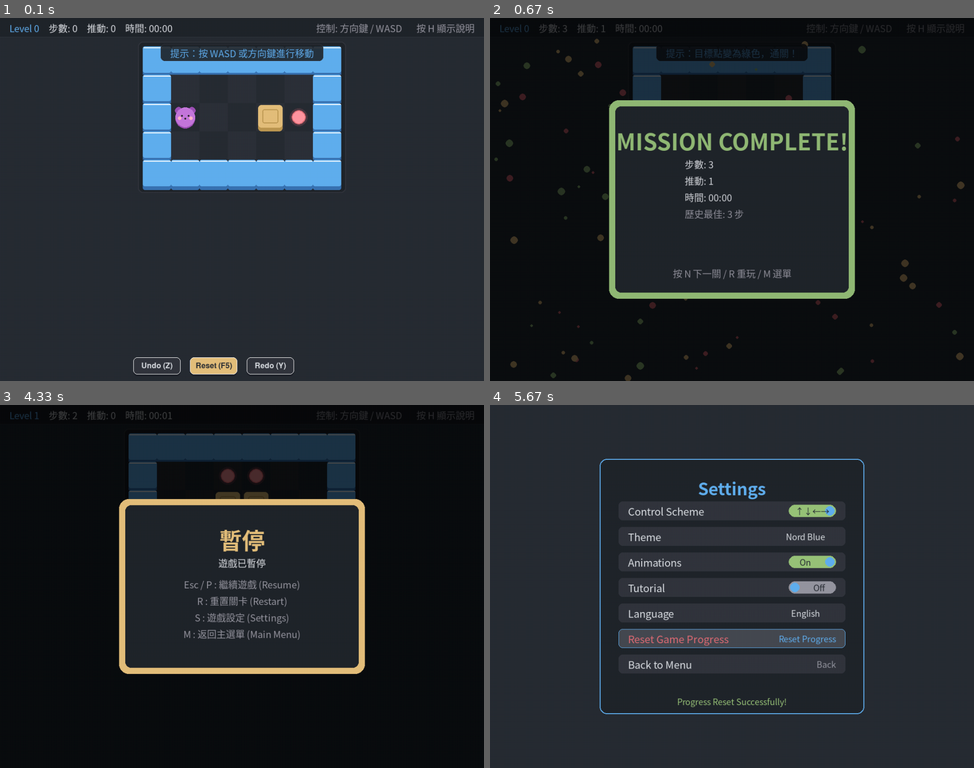
Above: before the commit, frames 1-4 (two rows, left to right).
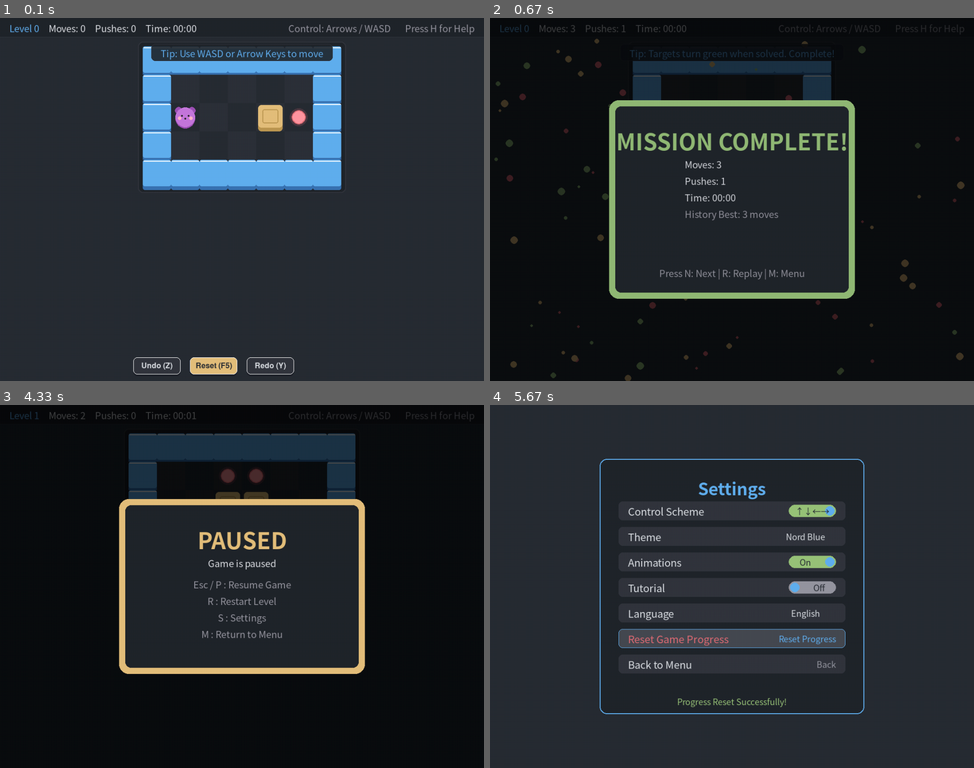
Above: after the commit, the same moments.

Repository: YI-TING-EE13/Pushbox-Pygame
Game: pygame game, started from main.py
The game is run twice, just before and just after one commit, with the same random seed, the same clock (stepped at 60 frames per second) and the same inputs.
Inputs (mouse positions are in pixels of both pictures, inside the frame that each line leads up to):
- Up to frame 1 (0.1 s): no input
- Up to frame 2 (0.67 s): hold Right from 0.33 s (still down)
- Up to frame 3 (4.33 s): release Right at 0.8 s; hold Up 0.88-1.18 s; move the mouse to (396, 575) at 0.92 s; click "How to Play" at 1.27 s; right-click (91, 532) at 1.6 s; tap Enter at 1.88 s; hold Right 2.22-2.68 s; move the mouse to (314, 459) at 2.25 s; click "Start Game" at 2.77 s; click "💡 Hint (I)" at 3.67 s; hold Down 3.95-4.25 s; tap Esc at 4.28 s
- Up to frame 4 (5.67 s): tap S at 4.62 s; click "Reset Game Progress" at 5 s; tap A at 5.28 s

The runs differ from the first frame. In frame 1, 1.5% of the frame differs, in the area x 10-98%, y 1-12%; in frame 2, 1.9%; in frame 3, 2.2%, in the area x 10-98%, y 1-65%; in frame 4, nothing differs.

Commit message:
feat: localize gameplay overlays

Diff:
--- a/main.py
+++ b/main.py
@@ -21,6 +21,7 @@
 from src.pushbox.models.solver import SolverStatus, solve
 from src.pushbox.utils.constants import COLORS
 from src.pushbox.utils.constants import GameState as GameStateEnum
+from src.pushbox.utils.i18n import t
 from src.pushbox.views.level_editor import LevelEditor
 from src.pushbox.views.renderer import Renderer
 from src.pushbox.views.ui_components import (
@@ -217,21 +218,19 @@
         if res.status == SolverStatus.SOLVED:
             if res.path:
                 self.renderer.hint_path = res.path[:3]
-                self.renderer.hint_message = "提示：請沿著高亮方向移動"
+                self.renderer.hint_message = t("hint.move")
             else:
                 self.renderer.hint_path = []
-                self.renderer.hint_message = "目前已在完成狀態"
+                self.renderer.hint_message = t("hint.completed")
         elif res.status == SolverStatus.NODE_LIMIT_EXCEEDED:
             self.renderer.hint_path = []
-            self.renderer.hint_message = "此局面較複雜，暫時找不到可靠提示。"
+            self.renderer.hint_message = t("hint.complex")
         elif res.status == SolverStatus.UNSOLVED:
             self.renderer.hint_path = []
-            self.renderer.hint_message = (
-                "目前局面可能無法完成，建議按 Z 撤銷或 F5 重置。"
-            )
+            self.renderer.hint_message = t("hint.unsolvable")
         elif res.status == SolverStatus.INVALID_LEVEL:
             self.renderer.hint_path = []
-            self.renderer.hint_message = "目前關卡資料無法產生提示。"
+            self.renderer.hint_message = t("hint.invalid")
 
     def _setup_menu(self) -> None:
         """Setup main menu."""
--- a/src/pushbox/utils/i18n.py
+++ b/src/pushbox/utils/i18n.py
@@ -183,6 +183,49 @@
         ),
         "editor.btn_copy_code": "Copy Code",
         "editor.btn_close_window": "Close",
+        # Gameplay HUD / Overlays
+        "gameplay.hud_moves": "Moves: {moves}",
+        "gameplay.hud_pushes": "Pushes: {pushes}",
+        "gameplay.hud_time": "Time: {time}",
+        "gameplay.hud_help_prompt": "Press H for Help",
+        "gameplay.hud_control": "Control: {scheme}",
+        "gameplay.onboarding_complete": (
+            "Tip: Targets turn green when solved. Complete!"
+        ),
+        "gameplay.onboarding_move": "Tip: Use WASD or Arrow Keys to move",
+        "gameplay.onboarding_adjacent": "Tip: Walk next to a box and push it forward",
+        "gameplay.onboarding_push": (
+            "Tip: Move next to a box and push it to the red target"
+        ),
+        "gameplay.win_title": "MISSION COMPLETE!",
+        "gameplay.best_moves": "History Best: {moves} moves",
+        "gameplay.new_record": "🏆 NEW RECORD!",
+        "gameplay.win_hint": "Press N: Next | R: Replay | M: Menu",
+        "gameplay.deadlock_title": "DEADLOCK!",
+        "gameplay.deadlock_msg": "Box is stuck. Level cannot be solved.",
+        "gameplay.deadlock_hint": "Press Z: Undo | R: Restart | M: Menu",
+        "gameplay.pause_title": "PAUSED",
+        "gameplay.pause_msg": "Game is paused",
+        "gameplay.pause_resume": "Esc / P : Resume Game",
+        "gameplay.pause_restart": "R : Restart Level",
+        "gameplay.pause_settings": "S : Settings",
+        "gameplay.pause_menu": "M : Return to Menu",
+        "gameplay.help_title": "Game Controls",
+        "gameplay.help_move": "Move: Arrow Keys / WASD",
+        "gameplay.help_undo": "Undo: Z / Backspace",
+        "gameplay.help_redo": "Redo: Y / R",
+        "gameplay.help_reset": "Reset: F5",
+        "gameplay.help_menu": "Menu: M",
+        "gameplay.help_quit": "Quit: Ctrl+Q",
+        "gameplay.help_dismiss": "Press any key to resume game",
+        # Solver hints
+        "hint.move": "Hint: Please move along the highlighted path",
+        "hint.completed": "Hint: Level is already solved!",
+        "hint.complex": ("Hint: State space is too complex, no reliable hint found."),
+        "hint.unsolvable": (
+            "Hint: Level may be unsolvable. Press Z to Undo or F5 to Reset."
+        ),
+        "hint.invalid": "Hint: Current level data cannot generate hints.",
     },
     "zh-TW": {
         # Common / Buttons
@@ -352,6 +395,43 @@
         ),
         "editor.btn_copy_code": "複製分享碼",
         "editor.btn_close_window": "關閉視窗",
+        # Gameplay HUD / Overlays
+        "gameplay.hud_moves": "步數: {moves}",
+        "gameplay.hud_pushes": "推動: {pushes}",
+        "gameplay.hud_time": "時間: {time}",
+        "gameplay.hud_help_prompt": "按 H 顯示說明",
+        "gameplay.hud_control": "控制: {scheme}",
+        "gameplay.onboarding_complete": "提示：目標點變為綠色，通關！",
+        "gameplay.onboarding_move": "提示：按 WASD 或方向鍵進行移動",
+        "gameplay.onboarding_adjacent": "提示：走到箱子旁，繼續向前推動它",
+        "gameplay.onboarding_push": "提示：走到箱子旁，將它推向紅色的目標點",
+        "gameplay.win_title": "MISSION COMPLETE!",
+        "gameplay.best_moves": "歷史最佳: {moves} 步",
+        "gameplay.new_record": "🏆 新紀錄!",
+        "gameplay.win_hint": "按 N 下一關 / R 重玩 / M 選單",
+        "gameplay.deadlock_title": "死鎖!",
+        "gameplay.deadlock_msg": "箱子被卡住了，這一關無法繼續。",
+        "gameplay.deadlock_hint": "按 Z 撤銷 / R 重玩 / M 選單",
+        "gameplay.pause_title": "暫停",
+        "gameplay.pause_msg": "遊戲已暫停",
+        "gameplay.pause_resume": "Esc / P : 繼續遊戲 (Resume)",
+        "gameplay.pause_restart": "R : 重置關卡 (Restart)",
+        "gameplay.pause_settings": "S : 遊戲設定 (Settings)",
+        "gameplay.pause_menu": "M : 返回主選單 (Main Menu)",
+        "gameplay.help_title": "遊戲控制",
+        "gameplay.help_move": "移動: ↑↓←→ / WASD",
+        "gameplay.help_undo": "撤銷: Z / Backspace",
+        "gameplay.help_redo": "重做: Y / R",
+        "gameplay.help_reset": "重置: F5",
+        "gameplay.help_menu": "選單: M",
+        "gameplay.help_quit": "退出: Ctrl+Q",
+        "gameplay.help_dismiss": "按任意鍵返回遊戲",
+        # Solver hints
+        "hint.move": "提示：請沿著高亮方向移動",
+        "hint.completed": "目前已在完成狀態",
+        "hint.complex": "此局面較複雜，暫時找不到可靠提示。",
+        "hint.unsolvable": "目前局面可能無法完成，建議按 Z 撤銷或 F5 重置。",
+        "hint.invalid": "目前關卡資料無法產生提示。",
     },
 }
 
--- a/src/pushbox/views/renderer.py
+++ b/src/pushbox/views/renderer.py
@@ -8,6 +8,7 @@
 
 from ..models.game_state import GameState
 from ..utils.constants import CELL_SIZE, COLORS, CellType, ColorLike
+from ..utils.i18n import get_language, t
 from ..utils.paths import get_resource_path
 
 
@@ -771,12 +772,18 @@
                 display_text = level_name
             x_pos = draw_stat(display_text, x_pos, COLORS["text_highlight"])
 
-            x_pos = draw_stat(f"步數: {stats['moves']}", x_pos)
-            x_pos = draw_stat(f"推動: {stats['pushes']}", x_pos)
-            x_pos = draw_stat(f"時間: {stats['time']}", x_pos)
+            x_pos = draw_stat(
+                t("gameplay.hud_moves").format(moves=stats["moves"]), x_pos
+            )
+            x_pos = draw_stat(
+                t("gameplay.hud_pushes").format(pushes=stats["pushes"]), x_pos
+            )
+            x_pos = draw_stat(t("gameplay.hud_time").format(time=stats["time"]), x_pos)
 
             # Helper prompt
-            help_surf = self.font.render("按 H 顯示說明", True, COLORS["text_dim"])
+            help_surf = self.font.render(
+                t("gameplay.hud_help_prompt"), True, COLORS["text_dim"]
+            )
             help_rect = help_surf.get_rect(
                 midright=(self.screen.get_width() - 20, bar_height // 2)
             )
@@ -784,8 +791,16 @@
 
             # Control scheme indicator
             if control_scheme:
+                if control_scheme == "方向鍵 / WASD":
+                    scheme_text = (
+                        "Arrows / WASD" if get_language() == "en" else "方向鍵 / WASD"
+                    )
+                else:
+                    scheme_text = control_scheme
                 scheme_surf = self.font.render(
-                    f"控制: {control_scheme}", True, COLORS["text_dim"]
+                    t("gameplay.hud_control").format(scheme=scheme_text),
+                    True,
+                    COLORS["text_dim"],
                 )
                 scheme_rect = scheme_surf.get_rect(
                     midright=(help_rect.left - 30, bar_height // 2)
@@ -809,9 +824,9 @@
 
                 # Determine instruction text
                 if is_complete:
-                    tip_text = "提示：目標點變為綠色，通關！"
+                    tip_text = t("gameplay.onboarding_complete")
                 elif moves == 0:
-                    tip_text = "提示：按 WASD 或方向鍵進行移動"
+                    tip_text = t("gameplay.onboarding_move")
                 else:
                     # Check adjacency
                     is_adjacent = False
@@ -822,9 +837,9 @@
                                 is_adjacent = True
                                 break
                     if is_adjacent:
-                        tip_text = "提示：走到箱子旁，繼續向前推動它"
+                        tip_text = t("gameplay.onboarding_adjacent")
                     else:
-                        tip_text = "提示：走到箱子旁，將它推向紅色的目標點"
+                        tip_text = t("gameplay.onboarding_push")
 
                 # Render tip banner
                 text_surf = font.render(tip_text, True, COLORS["text_highlight"])
@@ -904,16 +919,16 @@
         )
 
         lines = [
-            "遊戲控制",
+            t("gameplay.help_title"),
             "",
-            "移動: ↑↓←→ / WASD",
-            "撤銷: Z / Backspace",
-            "重做: Y / R",
-            "重置: F5",
-            "選單: M",
-            "退出: Ctrl+Q",
+            t("gameplay.help_move"),
+            t("gameplay.help_undo"),
+            t("gameplay.help_redo"),
+            t("gameplay.help_reset"),
+            t("gameplay.help_menu"),
+            t("gameplay.help_quit"),
             "",
-            "按任意鍵返回遊戲",
+            t("gameplay.help_dismiss"),
         ]
 
         y = rect.top + 30
@@ -961,16 +976,18 @@
         pygame.draw.rect(self.screen, COLORS["success"], rect, 3, border_radius=15)
 
         if self.big_font:
-            title = self.big_font.render("MISSION COMPLETE!", True, COLORS["success"])
+            title = self.big_font.render(
+                t("gameplay.win_title"), True, COLORS["success"]
+            )
             title_rect = title.get_rect(centerx=rect.centerx, y=rect.y + 40)
             self.screen.blit(title, title_rect)
 
         if self.font:
             y = rect.y + 110
             lines = [
-                f"步數: {stats['moves']}",
-                f"推動: {stats['pushes']}",
-                f"時間: {stats['time']}",
+                t("gameplay.hud_moves").format(moves=stats["moves"]),
+                t("gameplay.hud_pushes").format(pushes=stats["pushes"]),
+                t("gameplay.hud_time").format(time=stats["time"]),
             ]
 
             for line in lines:
@@ -980,20 +997,22 @@
 
             best = best_moves if best_moves is not None else stats["moves"]
             best_surf = self.font.render(
-                f"歷史最佳: {best} 步", True, COLORS["text_dim"]
+                t("gameplay.best_moves").format(moves=best), True, COLORS["text_dim"]
             )
             self.screen.blit(best_surf, (rect.x + 150, y))
             y += 35
 
             if is_record:
-                rec_surf = self.font.render("🏆 新紀錄!", True, COLORS["warning"])
+                rec_surf = self.font.render(
+                    t("gameplay.new_record"), True, COLORS["warning"]
+                )
                 rec_rect = rec_surf.get_rect(centerx=rect.centerx, y=y)
                 self.screen.blit(rec_surf, rec_rect)
                 y += 35
 
             # Hint
             hint_surf = self.font.render(
-                "按 N 下一關 / R 重玩 / M 選單", True, COLORS["text_dim"]
+                t("gameplay.win_hint"), True, COLORS["text_dim"]
             )
             hint_rect = hint_surf.get_rect(
                 centerx=rect.centerx, bottom=rect.bottom - 30
@@ -1025,21 +1044,23 @@
         pygame.draw.rect(self.screen, COLORS["error"], rect, 3, border_radius=15)
 
         if self.big_font:
-            title = self.big_font.render("死鎖!", True, COLORS["error"])
+            title = self.big_font.render(
+                t("gameplay.deadlock_title"), True, COLORS["error"]
+            )
             title_rect = title.get_rect(centerx=rect.centerx, y=rect.y + 40)
             self.screen.blit(title, title_rect)
 
         if self.font:
             # Explanation
             msg = self.font.render(
-                "箱子被卡住了，這一關無法繼續。", True, COLORS["text_main"]
+                t("gameplay.deadlock_msg"), True, COLORS["text_main"]
             )
             msg_rect = msg.get_rect(centerx=rect.centerx, y=rect.y + 120)
             self.screen.blit(msg, msg_rect)
 
             # Hint
             hint_surf = self.font.render(
-                "按 Z 撤銷 / R 重玩 / M 選單", True, COLORS["text_dim"]
+                t("gameplay.deadlock_hint"), True, COLORS["text_dim"]
             )
             hint_rect = hint_surf.get_rect(
                 centerx=rect.centerx, bottom=rect.bottom - 30
@@ -1071,23 +1092,25 @@
         pygame.draw.rect(self.screen, COLORS["warning"], rect, 3, border_radius=15)
 
         if self.big_font:
-            title = self.big_font.render("暫停", True, COLORS["warning"])
+            title = self.big_font.render(
+                t("gameplay.pause_title"), True, COLORS["warning"]
+            )
             title_rect = title.get_rect(centerx=rect.centerx, y=rect.y + 40)
             self.screen.blit(title, title_rect)
 
         if self.font:
             # Explanation
-            msg = self.font.render("遊戲已暫停", True, COLORS["text_main"])
+            msg = self.font.render(t("gameplay.pause_msg"), True, COLORS["text_main"])
             msg_rect = msg.get_rect(centerx=rect.centerx, y=rect.y + 110)
             self.screen.blit(msg, msg_rect)
 
             # Details/Hints
             y = rect.y + 155
             hints = [
-                "Esc / P : 繼續遊戲 (Resume)",
-                "R : 重置關卡 (Restart)",
-                "S : 遊戲設定 (Settings)",
-                "M : 返回主選單 (Main Menu)",
+                t("gameplay.pause_resume"),
+                t("gameplay.pause_restart"),
+                t("gameplay.pause_settings"),
+                t("gameplay.pause_menu"),
             ]
             for hint in hints:
                 surf = self.font.render(hint, True, COLORS["text_dim"])
--- a/tests/test_language_ui.py
+++ b/tests/test_language_ui.py
@@ -403,3 +403,113 @@
 
     editor._draw_confirm_dialog()
     editor._draw_export_dialog()
+
+
+def test_gameplay_hud_and_onboarding_localization(monkeypatch):
+    """Verify that HUD stats, prompts, and onboarding tip banners localize."""
+    pygame.init()
+    screen = pygame.Surface((1024, 768))
+
+    from src.pushbox.models.game_state import GameState
+    from src.pushbox.models.level import Level
+    from src.pushbox.views.renderer import Renderer
+
+    renderer = Renderer(screen)
+    # Mock game state and Level 0
+    level_0_grid = [
+        [1, 1, 1, 1, 1, 1, 1],
+        [1, 0, 0, 0, 0, 0, 1],
+        [1, 4, 0, 0, 3, 2, 1],
+        [1, 0, 0, 0, 0, 0, 1],
+        [1, 1, 1, 1, 1, 1, 1],
+    ]
+    level = Level("Level 0", level_0_grid)
+    game_state = MagicMock(spec=GameState)
+    game_state.level = level
+    game_state.get_stats.return_value = {"moves": 5, "pushes": 3, "time": "00:15"}
+
+    # 1. English Mode
+    i18n.set_language("en")
+    # Call render_ui with show_help=False
+    renderer.render_ui(game_state, show_help=False, control_scheme="方向鍵 / WASD")
+
+    # Check that translations match English
+    assert "Moves: 5" in i18n.t("gameplay.hud_moves").format(moves=5)
+    assert "Pushes: 3" in i18n.t("gameplay.hud_pushes").format(pushes=3)
+    assert "Time: 00:15" in i18n.t("gameplay.hud_time").format(time="00:15")
+    assert "Press H for Help" in i18n.t("gameplay.hud_help_prompt")
+
+    # 2. Chinese Mode
+    i18n.set_language("zh-TW")
+    renderer.render_ui(game_state, show_help=False, control_scheme="方向鍵 / WASD")
+
+    # Check that translations match Chinese
+    assert "步數: 5" in i18n.t("gameplay.hud_moves").format(moves=5)
+    assert "推動: 3" in i18n.t("gameplay.hud_pushes").format(pushes=3)
+    assert "時間: 00:15" in i18n.t("gameplay.hud_time").format(time="00:15")
+    assert "按 H 顯示說明" in i18n.t("gameplay.hud_help_prompt")
+
+
+def test_gameplay_overlays_localization():
+    """Verify that Help, Win, Deadlock, and Pause overlays render safely."""
+    pygame.init()
+    screen = pygame.Surface((1024, 768))
+
+    from src.pushbox.views.renderer import Renderer
+
+    renderer = Renderer(screen)
+
+    # 1. English Mode
+    i18n.set_language("en")
+    renderer._render_help_overlay()
+    renderer.render_win_screen(
+        {"moves": 10, "pushes": 5, "time": "00:30"}, is_record=True, best_moves=8
+    )
+    renderer.render_game_over_screen()
+    renderer.render_pause_screen()
+
+    # Assert English texts are resolved correctly
+    assert i18n.t("gameplay.help_title") == "Game Controls"
+    assert i18n.t("gameplay.deadlock_title") == "DEADLOCK!"
+    assert i18n.t("gameplay.pause_title") == "PAUSED"
+
+    # 2. Chinese Mode
+    i18n.set_language("zh-TW")
+    renderer._render_help_overlay()
+    renderer.render_win_screen(
+        {"moves": 10, "pushes": 5, "time": "00:30"}, is_record=True, best_moves=8
+    )
+    renderer.render_game_over_screen()
+    renderer.render_pause_screen()
+
+    # Assert Chinese texts are resolved correctly
+    assert i18n.t("gameplay.help_title") == "遊戲控制"
+    assert i18n.t("gameplay.deadlock_title") == "死鎖!"
+    assert i18n.t("gameplay.pause_title") == "暫停"
+
+
+def test_solver_hint_localization():
+    """Verify that BFS solver feedback messages are localized correctly."""
+    # 1. English Mode
+    i18n.set_language("en")
+    assert i18n.t("hint.move") == "Hint: Please move along the highlighted path"
+    assert i18n.t("hint.completed") == "Hint: Level is already solved!"
+    assert (
+        i18n.t("hint.complex")
+        == "Hint: State space is too complex, no reliable hint found."
+    )
+    assert (
+        i18n.t("hint.unsolvable")
+        == "Hint: Level may be unsolvable. Press Z to Undo or F5 to Reset."
+    )
+    assert i18n.t("hint.invalid") == "Hint: Current level data cannot generate hints."
+
+    # 2. Chinese Mode
+    i18n.set_language("zh-TW")
+    assert i18n.t("hint.move") == "提示：請沿著高亮方向移動"
+    assert i18n.t("hint.completed") == "目前已在完成狀態"
+    assert i18n.t("hint.complex") == "此局面較複雜，暫時找不到可靠提示。"
+    assert (
+        i18n.t("hint.unsolvable") == "目前局面可能無法完成，建議按 Z 撤銷或 F5 重置。"
+    )
+    assert i18n.t("hint.invalid") == "目前關卡資料無法產生提示。"
Not shown, changed: DEVELOPMENT.md
Not shown, changed: RELEASE_NOTES.md
